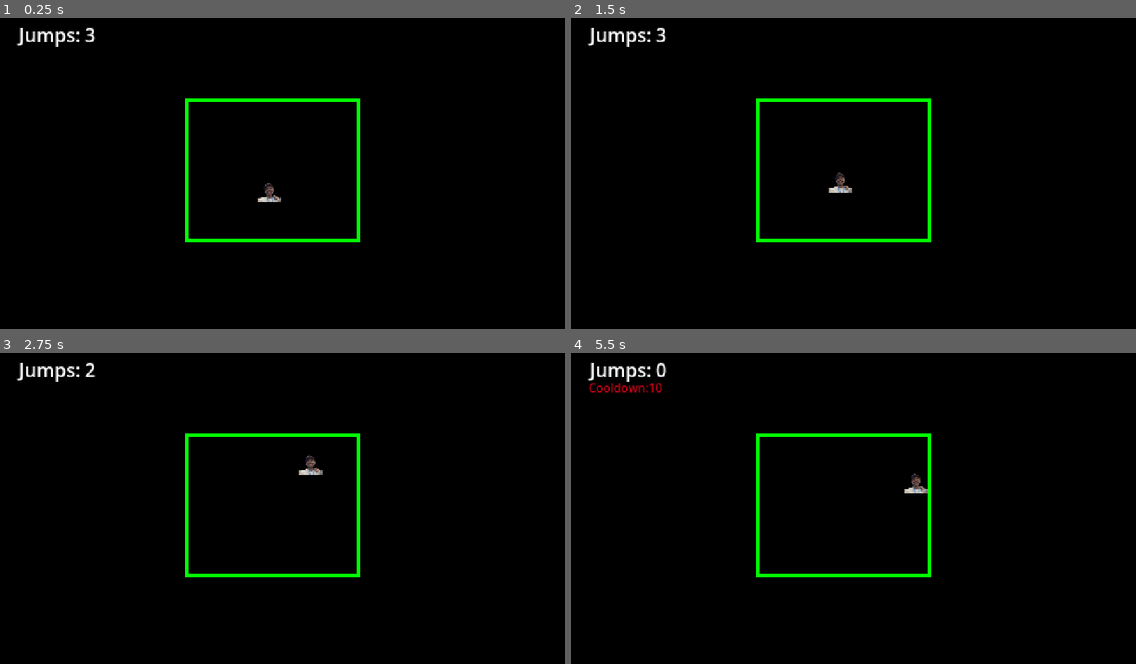
Above: before the commit, frames 1-4 (two rows, left to right).
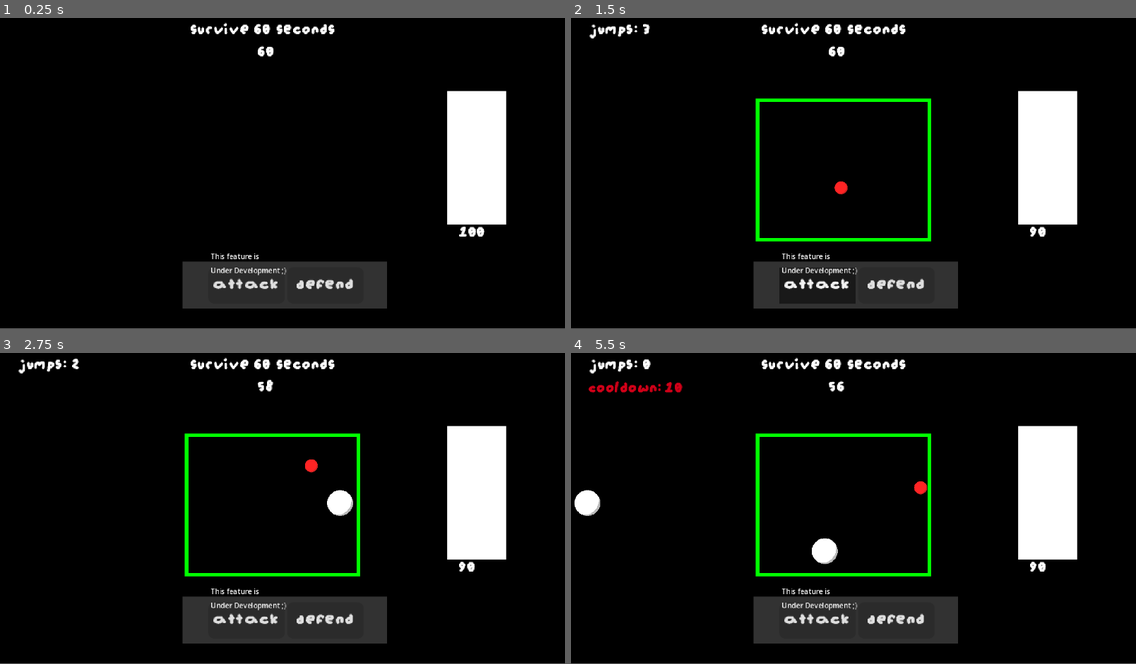
Above: after the commit, the same moments.

Repository: Shaurya0907/bb_COMBAT
Game: Godot game, scene res://scenes/main.tscn
The game is run twice, just before and just after one commit, with the same random seed, the same clock (stepped at 60 frames per second) and the same inputs.
Inputs (mouse positions are in pixels of both pictures, inside the frame that each line leads up to):
- Up to frame 1 (0.25 s): no input
- Up to frame 2 (1.5 s): click (898, 285) at 0.5 s, where only the run after the commit has a clickable "Defend"; click (819, 285) at 1.25 s, where only the run after the commit has a clickable "Attack"
- Up to frame 3 (2.75 s): tap Enter at 2 s; move the mouse to (406, 489) at 2.02 s; hold D (move_right) from 2.03 s (still down); tap Alt at 2.1 s; click (406, 489) at 2.17 s; tap Space (jump) at 2.27 s
- Up to frame 4 (5.5 s): move the mouse to (740, 520) at 2.77 s; tap Shift at 2.85, 4.35 s; tap Space (jump) at 3.02, 4.52, 5.27 s; move the mouse to (910, 436) at 3.52 s; release D (move_right) at 3.53 s; hold A (move_left) 3.53-4.28 s; tap Alt at 3.6, 5.1 s; move the mouse to (825, 567) at 4.27 s; hold D (move_right) from 4.28 s (still down); click (825, 567) at 4.42 s; move the mouse to (1023, 552) at 5.02 s
In our replay, the window is 800x450 before the commit and 800x449 after it. These sizes can differ from the game's own. Grey fills any space a smaller window leaves; there, only what the larger window draws over its background counts as a difference.

The runs differ from the first frame. In frame 1, 12% of the frame differs, in the area x 2-90%, y 1-94%; in frame 2, 12%; in frame 3, 12%; in frame 4, 13%, in the area x 0-90%, y 1-94%.

Commit message:
big update
made the first level, added the important mechanics and health system and other things

Diff:
--- a/project.godot
+++ b/project.godot
@@ -21,12 +21,12 @@
 window/size/viewport_height=270
 window/size/window_width_override=1920
 window/size/window_height_override=1080
-window/stretch/mode="viewport"
+window/stretch/mode="canvas_items"
 window/stretch/aspect="expand"
 
 [editor_plugins]
 
-enabled=PackedStringArray("res://addons/godot_super-wakatime/plugin.cfg")
+enabled=PackedStringArray("res://addons/AsepriteWizard/plugin.cfg", "res://addons/dot_aseprite_importer/plugin.cfg", "res://addons/godot_super-wakatime/plugin.cfg", "res://addons/nklbdev.aseprite_importers/plugin.cfg")
 
 [input]
 
--- /dev/null
+++ b/scenes/boss.tscn
@@ -0,0 +1,19 @@
+[gd_scene format=3 uid="uid://b2igto5f4vxti"]
+
+[ext_resource type="Script" uid="uid://b46pyq1s66c8p" path="res://scripts/boss.gd" id="1_dlmty"]
+
+[sub_resource type="RectangleShape2D" id="RectangleShape2D_v15d6"]
+size = Vector2(18, 40.5)
+
+[node name="boss" type="CharacterBody2D" unique_id=354800316 groups=["boss"]]
+script = ExtResource("1_dlmty")
+
+[node name="CollisionShape2D" type="CollisionShape2D" parent="." unique_id=2035724221]
+position = Vector2(0, -0.25)
+shape = SubResource("RectangleShape2D_v15d6")
+
+[node name="ColorRect" type="ColorRect" parent="." unique_id=584830786]
+offset_left = -9.0
+offset_top = -21.0
+offset_right = 9.0
+offset_bottom = 20.0
--- /dev/null
+++ b/scenes/combat_ui.tscn
@@ -0,0 +1,70 @@
+[gd_scene format=3 uid="uid://4ljlqgenxwd6"]
+
+[ext_resource type="Script" uid="uid://ch6u67r44svwj" path="res://scenes/menu.gd" id="1_md4h7"]
+[ext_resource type="FontFile" uid="uid://bnartvo602m3b" path="res://assets/player/anims/bounce/augiepixel.ttf" id="1_pxi7o"]
+
+[sub_resource type="StyleBoxFlat" id="StyleBoxFlat_asjhf"]
+bg_color = Color(0.16924527, 0.16924533, 0.16924518, 1)
+corner_radius_top_left = 5
+corner_radius_top_right = 5
+corner_radius_bottom_right = 5
+corner_radius_bottom_left = 5
+
+[sub_resource type="StyleBoxFlat" id="StyleBoxFlat_kp66l"]
+bg_color = Color(0.09803922, 0.09803922, 0.09803922, 1)
+
+[node name="Control" type="Control" unique_id=1660705453]
+layout_mode = 3
+anchors_preset = 15
+anchor_right = 1.0
+anchor_bottom = 1.0
+grow_horizontal = 2
+grow_vertical = 2
+script = ExtResource("1_md4h7")
+
+[node name="ColorRect" type="ColorRect" parent="." unique_id=66880378]
+layout_mode = 0
+offset_left = 155.0
+offset_top = 213.0
+offset_right = 329.0
+offset_bottom = 253.0
+color = Color(0.19793725, 0.19793722, 0.19793722, 1)
+
+[node name="defend" type="Button" parent="." unique_id=579545097]
+layout_mode = 0
+offset_left = 244.0
+offset_top = 218.0
+offset_right = 302.0
+offset_bottom = 249.0
+scale = Vector2(1.12, 1)
+theme_override_fonts/font = ExtResource("1_pxi7o")
+theme_override_font_sizes/font_size = 16
+theme_override_styles/normal = SubResource("StyleBoxFlat_asjhf")
+theme_override_styles/hover = SubResource("StyleBoxFlat_kp66l")
+text = "Defend"
+
+[node name="attack" type="Button" parent="." unique_id=68623567]
+layout_mode = 0
+offset_left = 177.0
+offset_top = 218.0
+offset_right = 235.0
+offset_bottom = 249.0
+scale = Vector2(1.12, 1)
+theme_override_fonts/font = ExtResource("1_pxi7o")
+theme_override_font_sizes/font_size = 16
+theme_override_styles/normal = SubResource("StyleBoxFlat_asjhf")
+theme_override_styles/hover = SubResource("StyleBoxFlat_kp66l")
+text = "Attack"
+
+[node name="Label" type="Label" parent="." unique_id=843692517]
+layout_mode = 0
+offset_left = 179.0
+offset_top = 204.0
+offset_right = 286.0
+offset_bottom = 225.0
+theme_override_font_sizes/font_size = 6
+text = "This feature is
+Under Development ;)"
+
+[connection signal="pressed" from="defend" to="." method="_on_defend_pressed"]
+[connection signal="pressed" from="attack" to="." method="_on_attack_pressed"]
--- /dev/null
+++ b/scenes/main.gd
@@ -0,0 +1,26 @@
+extends Node2D
+
+@onready var boss_health: Label = $hud/boss_health
+@onready var survive: Label = $survive
+@onready var survive_timer: Timer = $survive_timer
+@onready var survive_timer_end: Timer = $survive_timer_end
+@onready var box: StaticBody2D = $Node2D/bg/box
+
+func _ready() -> void:
+	pass
+
+func _process(delta: float) -> void:
+	if boss_health.text == '0':
+		get_tree().change_scene_to_file("res://scenes/retry.tscn")
+	if not box.visible:
+		survive_timer.start()
+
+	if survive.text == '0':
+		get_tree().change_scene_to_file("res://scenes/retry.tscn")
+
+func _on_survive_timer_timeout() -> void:
+	if survive.text != '0':
+		survive.text = str(int(survive.text) - 1)
+
+func _on_survive_timer_end_timeout() -> void:
+	survive_timer.stop()
--- a/scenes/main.tscn
+++ b/scenes/main.tscn
@@ -1,7 +1,12 @@
 [gd_scene format=3 uid="uid://bh22gp6a0yw43"]
 
 [ext_resource type="PackedScene" uid="uid://dxlifh0xrua3y" path="res://scenes/player.tscn" id="1_o5qli"]
-[ext_resource type="Script" uid="uid://cpkvbfa7dsxqc" path="res://scripts/player.gd" id="2_0wfyh"]
+[ext_resource type="Script" uid="uid://6ecgfp58j8aq" path="res://scenes/main.gd" id="1_o6xl0"]
+[ext_resource type="Script" uid="uid://dkumduc2iho0d" path="res://scripts/ball.gd" id="2_jyhfs"]
+[ext_resource type="PackedScene" uid="uid://b2igto5f4vxti" path="res://scenes/boss.tscn" id="3_sugp2"]
+[ext_resource type="FontFile" uid="uid://bnartvo602m3b" path="res://assets/player/anims/bounce/augiepixel.ttf" id="3_tbgi4"]
+[ext_resource type="PackedScene" uid="uid://4ljlqgenxwd6" path="res://scenes/combat_ui.tscn" id="4_jyhfs"]
+[ext_resource type="Script" uid="uid://25j4fjdto4ms" path="res://scripts/projectiles.gd" id="5_85g3d"]
 
 [sub_resource type="RectangleShape2D" id="RectangleShape2D_v15d6"]
 size = Vector2(23.64889, 0.7860203)
@@ -10,6 +15,7 @@
 size = Vector2(162, 8)
 
 [node name="main" type="Node2D" unique_id=1122760083]
+script = ExtResource("1_o6xl0")
 
 [node name="Node2D" type="Node2D" parent="." unique_id=1104749035]
 
@@ -70,10 +76,10 @@
 position = Vector2(233, 196.5)
 shape = SubResource("RectangleShape2D_rm1bd")
 
-[node name="player" parent="." unique_id=887462116 instance=ExtResource("1_o5qli")]
+[node name="ball" parent="." unique_id=887462116 instance=ExtResource("1_o5qli")]
 position = Vector2(229, 134)
 scale = Vector2(0.15886122, 0.15886122)
-script = ExtResource("2_0wfyh")
+script = ExtResource("2_jyhfs")
 
 [node name="hud" type="Node2D" parent="." unique_id=524458148]
 
@@ -84,6 +90,7 @@
 offset_top = 8.0
 offset_right = 73.0
 offset_bottom = 31.0
+theme_override_fonts/font = ExtResource("3_tbgi4")
 text = "Jumps: "
 
 [node name="cooldown" type="Label" parent="hud" unique_id=882951847]
@@ -94,27 +101,30 @@
 offset_right = 64.0
 offset_bottom = 51.0
 theme_override_colors/font_color = Color(0.82002777, 0, 0.09362308, 1)
-theme_override_font_sizes/font_size = 10
+theme_override_fonts/font = ExtResource("3_tbgi4")
+theme_override_font_sizes/font_size = 16
 text = "Cooldown: "
 
 [node name="cooldown_counter" type="Label" parent="hud" unique_id=471429434]
 texture_filter = 1
 texture_repeat = 1
-offset_left = 66.0
+offset_left = 80.0
 offset_top = 28.0
-offset_right = 120.0
+offset_right = 134.0
 offset_bottom = 51.0
 theme_override_colors/font_color = Color(0.82002777, 0, 0.09362308, 1)
-theme_override_font_sizes/font_size = 10
+theme_override_fonts/font = ExtResource("3_tbgi4")
+theme_override_font_sizes/font_size = 16
 text = "10"
 
 [node name="Label2" type="Label" parent="hud" unique_id=1574862585]
 texture_filter = 1
 texture_repeat = 1
-offset_left = 72.0
+offset_left = 61.0
 offset_top = 8.0
-offset_right = 129.0
+offset_right = 118.0
 offset_bottom = 31.0
+theme_override_fonts/font = ExtResource("3_tbgi4")
 text = "3"
 
 [node name="cooldown_timer" type="Timer" parent="hud" unique_id=1463869878]
@@ -124,7 +134,58 @@
 process_callback = 0
 wait_time = 10.0
 
-[connection signal="body_entered" from="Node2D/bg/Area2D" to="player" method="_on_area_2d_body_entered"]
-[connection signal="timeout" from="hud/cooldown_timer" to="player" method="_on_timer_timeout"]
-[connection signal="timeout" from="hud/cooldown_timer" to="player" method="_on_cooldown_timer_timeout"]
-[connection signal="timeout" from="hud/cooldown_end" to="player" method="_on_cooldown_end_timeout"]
+[node name="boss_health" type="Label" parent="hud" unique_id=950072772]
+offset_left = 390.0
+offset_top = 181.0
+offset_right = 430.0
+offset_bottom = 204.0
+theme_override_fonts/font = ExtResource("3_tbgi4")
+text = "100"
+
+[node name="projectiles" type="Node2D" parent="." unique_id=1254095576]
+script = ExtResource("5_85g3d")
+
+[node name="top" type="Marker2D" parent="projectiles" unique_id=987356858]
+position = Vector2(303, 91)
+
+[node name="mid" type="Marker2D" parent="projectiles" unique_id=971387232]
+position = Vector2(303, 134)
+
+[node name="bottom" type="Marker2D" parent="projectiles" unique_id=1009210481]
+position = Vector2(303, 175)
+
+[node name="boss" parent="." unique_id=354800316 instance=ExtResource("3_sugp2")]
+position = Vector2(405.00003, 126)
+scale = Vector2(2.775, 2.775)
+
+[node name="Control" parent="." unique_id=1660705453 instance=ExtResource("4_jyhfs")]
+
+[node name="survive_timer" type="Timer" parent="." unique_id=142903460]
+process_callback = 0
+
+[node name="survive_timer_end" type="Timer" parent="." unique_id=832690441]
+process_callback = 0
+wait_time = 60.0
+
+[node name="survive" type="Label" parent="." unique_id=969553818]
+offset_left = 219.0
+offset_top = 27.0
+offset_right = 276.0
+offset_bottom = 50.0
+theme_override_fonts/font = ExtResource("3_tbgi4")
+text = "60"
+
+[node name="survive_label" type="Label" parent="." unique_id=2082748159]
+offset_left = 162.0
+offset_top = 8.0
+offset_right = 308.0
+offset_bottom = 31.0
+theme_override_fonts/font = ExtResource("3_tbgi4")
+text = "Survive 60 seconds"
+
+[connection signal="body_entered" from="Node2D/bg/Area2D" to="ball" method="_on_area_2d_body_entered"]
+[connection signal="timeout" from="hud/cooldown_timer" to="ball" method="_on_cooldown_timer_timeout"]
+[connection signal="timeout" from="hud/cooldown_timer" to="ball" method="_on_timer_timeout"]
+[connection signal="timeout" from="hud/cooldown_end" to="ball" method="_on_cooldown_end_timeout"]
+[connection signal="timeout" from="survive_timer" to="." method="_on_survive_timer_timeout"]
+[connection signal="timeout" from="survive_timer_end" to="." method="_on_survive_timer_end_timeout"]
--- /dev/null
+++ b/scenes/menu.gd
@@ -0,0 +1,32 @@
+extends Control
+
+@onready var projectiles_spawner := get_node("../projectiles")
+@onready var attack: Button = $attack
+@onready var defend: Button = $defend
+@onready var box: StaticBody2D = $"../Node2D/bg/box"
+@onready var ball: CharacterBody2D = $"../ball"
+@onready var label: Label = $"../hud/Label"
+@onready var cooldown: Label = $"../hud/cooldown"
+@onready var cooldown_counter: Label = $"../hud/cooldown_counter"
+@onready var label_2: Label = $"../hud/Label2"
+
+
+func _ready() -> void:
+	box.hide()
+	ball.hide()
+	label.hide()
+	cooldown.hide()
+	cooldown_counter.hide()
+	label_2.hide()
+
+
+func _on_attack_pressed() -> void:
+	pass
+
+
+func _on_defend_pressed() -> void:
+	box.show()
+	ball.show()
+	label.show()
+	label_2.show()
+	projectiles_spawner.start_loop()
--- a/scenes/player.tscn
+++ b/scenes/player.tscn
@@ -1,30 +1,51 @@
 [gd_scene format=3 uid="uid://dxlifh0xrua3y"]
 
-[ext_resource type="Texture2D" uid="uid://con18sni6rp56" path="res://assets/player/1795241302489.png" id="1_3vyb7"]
+[ext_resource type="Texture2D" uid="uid://cdauxcurgpmqq" path="res://assets/player/anims/bounce/1.png" id="1_qlg0r"]
+[ext_resource type="Texture2D" uid="uid://cxwbe6tgpl60l" path="res://assets/player/anims/bounce/2.png" id="2_dqkch"]
+[ext_resource type="Texture2D" uid="uid://dvl1amtbr7nby" path="res://assets/player/anims/bounce/6.png" id="2_qhqgy"]
+[ext_resource type="Texture2D" uid="uid://2kf5asu2c7e1" path="res://assets/player/anims/bounce/4.png" id="4_smehm"]
 
 [sub_resource type="SpriteFrames" id="SpriteFrames_v15d6"]
 animations = [{
 "frames": [{
-"duration": 1.0,
-"texture": ExtResource("1_3vyb7")
+"duration": 0.2,
+"texture": ExtResource("2_dqkch")
+}, {
+"duration": 0.2,
+"texture": ExtResource("4_smehm")
+}, {
+"duration": 0.2,
+"texture": ExtResource("2_qhqgy")
+}, {
+"duration": 0.2,
+"texture": ExtResource("2_dqkch")
 }],
-"loop": 1,
+"loop": 0,
+"name": &"bounce",
+"speed": 5.0
+}, {
+"frames": [{
+"duration": 0.1,
+"texture": ExtResource("1_qlg0r")
+}],
+"loop": 0,
 "name": &"idle",
 "speed": 5.0
 }]
 
-[sub_resource type="RectangleShape2D" id="RectangleShape2D_v15d6"]
-size = Vector2(122, 106)
+[sub_resource type="CircleShape2D" id="CircleShape2D_y4r1p"]
+radius = 36.0
 
-[node name="player" type="CharacterBody2D" unique_id=887462116]
+[node name="ball" type="CharacterBody2D" unique_id=887462116]
 
 [node name="AnimatedSprite2D" type="AnimatedSprite2D" parent="." unique_id=739486181]
 texture_filter = 1
 texture_repeat = 1
-scale = Vector2(0.18771929, 0.1877193)
 sprite_frames = SubResource("SpriteFrames_v15d6")
-animation = &"idle"
+animation = &"bounce"
+
+[node name="AnimationPlayer" type="AnimationPlayer" parent="AnimatedSprite2D" unique_id=1365498812]
 
 [node name="CollisionShape2D" type="CollisionShape2D" parent="." unique_id=2042961572]
-position = Vector2(0, 1)
-shape = SubResource("RectangleShape2D_v15d6")
+position = Vector2(3, -2)
+shape = SubResource("CircleShape2D_y4r1p")
--- /dev/null
+++ b/scenes/projectile.tscn
@@ -0,0 +1,22 @@
+[gd_scene format=3 uid="uid://budxar11doehq"]
+
+[ext_resource type="Texture2D" uid="uid://cdnnouiomlgpc" path="res://assets/projectile/projectile.png" id="1_c8fcr"]
+[ext_resource type="Script" uid="uid://dpcjqg5kbd411" path="res://scripts/projectile.gd" id="1_q3m7n"]
+
+[sub_resource type="CircleShape2D" id="CircleShape2D_v15d6"]
+radius = 11.0
+
+[node name="projectile" type="CharacterBody2D" unique_id=1926565]
+script = ExtResource("1_q3m7n")
+
+[node name="Sprite2D" type="Sprite2D" parent="." unique_id=1022105700]
+scale = Vector2(0.315, 0.315)
+texture = ExtResource("1_c8fcr")
+
+[node name="Area2D" type="Area2D" parent="." unique_id=1495740174]
+
+[node name="CollisionShape2D" type="CollisionShape2D" parent="Area2D" unique_id=1883060888]
+position = Vector2(1, -1)
+shape = SubResource("CircleShape2D_v15d6")
+
+[connection signal="body_entered" from="Area2D" to="." method="_on_area_2d_body_entered"]
--- /dev/null
+++ b/scenes/retry.tscn
@@ -0,0 +1,46 @@
+[gd_scene format=3 uid="uid://ck6t6i4ru2mc5"]
+
+[ext_resource type="Script" uid="uid://comu4thwd65g8" path="res://scripts/retry.gd" id="1_dc135"]
+
+[node name="retry" type="Control" unique_id=224702625]
+layout_mode = 3
+anchors_preset = 15
+anchor_right = 1.0
+anchor_bottom = 1.0
+grow_horizontal = 2
+grow_vertical = 2
+script = ExtResource("1_dc135")
+
+[node name="ColorRect" type="ColorRect" parent="." unique_id=1771659672]
+layout_mode = 0
+offset_right = 478.0
+offset_bottom = 271.0
+color = Color(0, 0, 0, 0.47843137)
+
+[node name="Label" type="Label" parent="." unique_id=512161839]
+layout_mode = 0
+offset_left = 209.0
+offset_top = 87.0
+offset_right = 270.0
+offset_bottom = 115.0
+theme_override_font_sizes/font_size = 20
+text = "Retry?"
+
+[node name="yes" type="Button" parent="." unique_id=330138827]
+layout_mode = 0
+offset_left = 204.0
+offset_top = 121.0
+offset_right = 239.0
+offset_bottom = 152.0
+text = "Yes"
+
+[node name="no" type="Button" parent="." unique_id=166575518]
+layout_mode = 0
+offset_left = 244.0
+offset_top = 121.0
+offset_right = 275.0
+offset_bottom = 152.0
+text = "No"
+
+[connection signal="pressed" from="yes" to="." method="_on_yes_pressed"]
+[connection signal="pressed" from="no" to="." method="_on_no_pressed"]
--- /dev/null
+++ b/scenes/won.tscn
@@ -0,0 +1,44 @@
+[gd_scene format=3 uid="uid://c2v7cyyifpofk"]
+
+[ext_resource type="Script" uid="uid://cwo128k835k8a" path="res://scripts/won.gd" id="1_4pchp"]
+[ext_resource type="FontFile" uid="uid://bnartvo602m3b" path="res://assets/player/anims/bounce/augiepixel.ttf" id="1_ix7v3"]
+
+[node name="won" type="Control" unique_id=1594196306]
+layout_mode = 3
+anchors_preset = 15
+anchor_right = 1.0
+anchor_bottom = 1.0
+grow_horizontal = 2
+grow_vertical = 2
+script = ExtResource("1_4pchp")
+
+[node name="Label" type="Label" parent="." unique_id=735039260]
+layout_mode = 0
+offset_left = 143.0
+offset_top = 73.0
+offset_right = 326.0
+offset_bottom = 130.0
+theme_override_fonts/font = ExtResource("1_ix7v3")
+theme_override_font_sizes/font_size = 58
+text = "YOU WON"
+
+[node name="Retry" type="Button" parent="." unique_id=605752501]
+layout_mode = 0
+offset_left = 179.0
+offset_top = 134.0
+offset_right = 229.0
+offset_bottom = 165.0
+theme_override_fonts/font = ExtResource("1_ix7v3")
+text = "Retry"
+
+[node name="Menu" type="Button" parent="." unique_id=828187230]
+layout_mode = 0
+offset_left = 234.0
+offset_top = 134.0
+offset_right = 287.0
+offset_bottom = 165.0
+theme_override_fonts/font = ExtResource("1_ix7v3")
+text = "Menu"
+
+[connection signal="pressed" from="Retry" to="." method="_on_retry_pressed"]
+[connection signal="pressed" from="Menu" to="." method="_on_menu_pressed"]
--- a/scripts/player.gd
+++ b/scripts/ball.gd
@@ -4,7 +4,7 @@
 @onready var cooldown_counter: Label = $"../hud/cooldown_counter"
 @onready var cooldown_timer: Timer = $"../hud/cooldown_timer"
 @onready var cooldown_end: Timer = $"../hud/cooldown_end"
-
+@onready var anim_player: AnimatedSprite2D = $AnimatedSprite2D
 
 var speed = 50
 var has_jumped = false
@@ -52,9 +52,11 @@
 
 #SIGNALS
 func _on_area_2d_body_entered(body: Node2D) -> void:
-	if body.name == "player":
+	if body.name == "ball":
 		velocity.y = -250
-
+		anim_player.play("bounce")
+		await anim_player.animation_finished
+		anim_player.play("idle")
 
 
 func _on_cooldown_timer_timeout() -> void:
@@ -65,6 +67,7 @@
 func _on_cooldown_end_timeout() -> void:
 	has_jumped = false
 	cooldown_timer.stop()
+	cooldown_counter.text = '10'
 	jump_counter.text = '3'
 	cooldown_counter.hide()
 	cooldown.hide()
--- /dev/null
+++ b/scripts/boss.gd
@@ -0,0 +1,6 @@
+extends CharacterBody2D
+@onready var boss_health: Label = $"../hud/boss_health"
+
+
+func damage():
+	boss_health.text = str(int(boss_health.text) - 10)
--- /dev/null
+++ b/scripts/projectile.gd
@@ -0,0 +1,25 @@
+extends CharacterBody2D
+
+@onready var area_2d: Area2D = $Area2D
+
+@export var speed: float = 100.0
+@export var lifetime: float = 3.0
+
+var direction: Vector2 = Vector2.LEFT
+var _has_hit: bool = false
+
+func _ready() -> void:
+	get_tree().create_timer(lifetime).timeout.connect(queue_free)
+
+func _physics_process(_delta: float) -> void:
+	velocity = direction.normalized() * speed
+	move_and_slide()
+
+func _on_area_2d_body_entered(body: Node2D) -> void:
+	if _has_hit:
+		return
+
+	if body.name == "ball":
+		_has_hit = true
+		get_tree().call_group("boss", "damage")
+		queue_free()
--- /dev/null
+++ b/scripts/projectiles.gd
@@ -0,0 +1,39 @@
+extends Node2D
+
+const PROJECTILE: PackedScene = preload("uid://budxar11doehq")
+
+@export var fire_interval: float = 2
+
+@onready var _markers: Array[Marker2D] = [$top, $mid, $bottom]
+
+var active: bool = false
+var _timer: float = 0.0
+
+func _ready() -> void:
+	randomize()
+
+func _process(delta: float) -> void:
+	if not active:
+		return
+
+	_timer -= delta
+	if _timer <= 0.0:
+		_spawn_from_random_marker()
+		_timer = fire_interval
+
+func start_loop() -> void:
+	active = true
+	_timer = 0.0 # Fires right away when defend is pressed
+
+func stop_loop() -> void:
+	active = false
+
+func _spawn_from_random_marker() -> void:
+	var idx := randi_range(0, _markers.size() - 1)
+	var marker: Marker2D = _markers[idx]
+	var projectile := PROJECTILE.instantiate()
+	var spawn_pos := marker.global_position
+
+	get_tree().current_scene.add_child(projectile)
+	projectile.global_position = spawn_pos
+	projectile.direction = Vector2.LEFT
--- /dev/null
+++ b/scripts/retry.gd
@@ -0,0 +1,10 @@
+extends Control
+
+
+func _on_yes_pressed() -> void:
+	get_tree().change_scene_to_file("res://scenes/main.tscn")
+
+
+func _on_no_pressed() -> void:
+	#get_tree().change_scene_to_file("")
+	pass
--- /dev/null
+++ b/scripts/top.gd
@@ -0,0 +1,21 @@
+extends Marker2D
+
+const PROJECTILE: PackedScene = preload("uid://budxar11doehq")
+
+@export var fire_interval: float = 0.2
+
+var _timer: float = 0.0
+
+func _process(delta: float) -> void:
+	_timer -= delta
+	if _timer <= 0.0:
+		_spawn_projectile()
+		_timer = fire_interval
+
+func _spawn_projectile() -> void:
+	var projectile := PROJECTILE.instantiate()
+	var spawn_transform := global_transform
+
+	get_tree().current_scene.add_child(projectile)
+	projectile.global_transform = spawn_transform
+	projectile.direction = Vector2.LEFT
--- /dev/null
+++ b/scripts/won.gd
@@ -0,0 +1,12 @@
+extends Control
+
+
+
+
+func _on_retry_pressed() -> void:
+	get_tree().change_scene_to_file("res://scenes/main.tscn")
+
+
+func _on_menu_pressed() -> void:
+	#get_tree(),change_scene_to_file("")
+	pass
Not shown, added: addons/AsepriteWizard/aseprite/aseprite.gd
Not shown, added: addons/AsepriteWizard/aseprite/aseprite.gd.uid
Not shown, added: addons/AsepriteWizard/aseprite/file_exporter.gd
Not shown, added: addons/AsepriteWizard/aseprite/file_exporter.gd.uid
Not shown, added: addons/AsepriteWizard/config/config.gd
Not shown, added: addons/AsepriteWizard/config/config.gd.uid
Not shown, added: addons/AsepriteWizard/config/config_dialog.gd
Not shown, added: addons/AsepriteWizard/config/config_dialog.gd.uid
Not shown, added: addons/AsepriteWizard/config/config_dialog.tscn
Not shown, added: addons/AsepriteWizard/config/logger.gd
Not shown, added: addons/AsepriteWizard/config/logger.gd.uid
Not shown, added: addons/AsepriteWizard/config/result_codes.gd
(and 224 more such lines)
